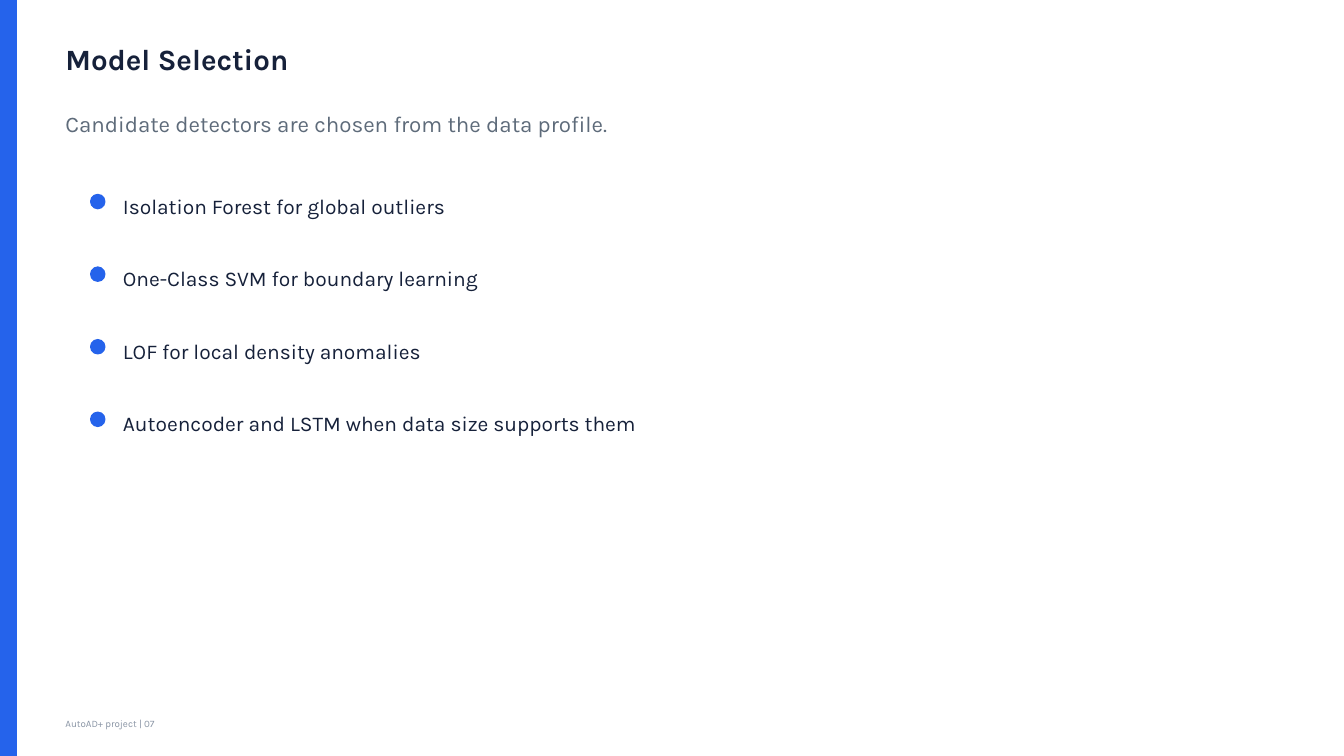
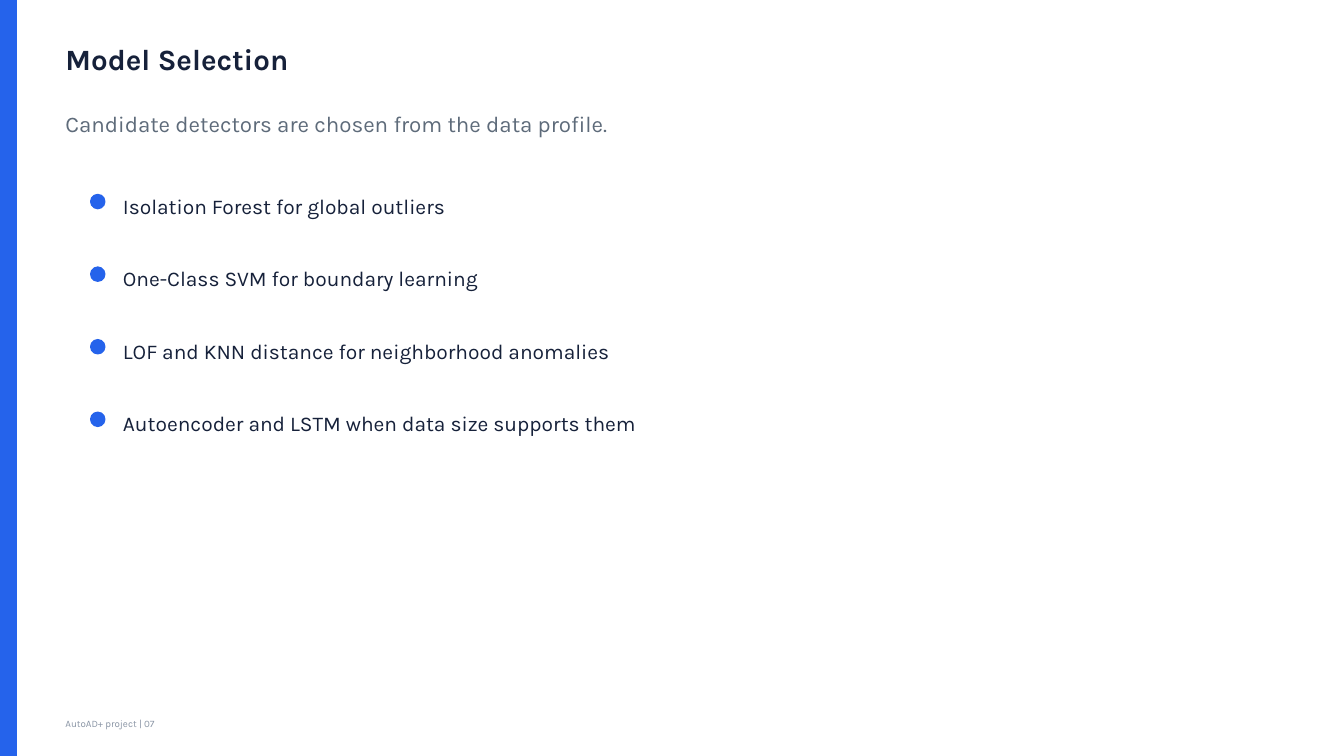
Before and after one commit to 02deno/Automated-Anomaly-Detection-Project, a slide deck: slide 7 of output/presentations/AutoAD_Project_Presentation_updated.pptx. Drawn at 1344x756 pixels with LibreOffice and Linux fonts; fonts in the diff are those of the drawing. Boxes give left, top, right and bottom in pixels: in the first picture for what was removed or moved away, otherwise in the second. Text is boxed around its words. In the diff, an @@ line names an element or a change of style, - is before the commit and + after.

```diff
--- a/output/presentations/AutoAD_Project_Presentation_updated.pptx
+++ b/output/presentations/AutoAD_Project_Presentation_updated.pptx
@@ text at (123, 344, 609, 364): text changed @@
-LOF for local density anomalies
+LOF and KNN distance for neighborhood anomalies
```
Also in this commit, not shown: 10 other slides changed, 7 slides added, 5 slides removed, 7 other files.
